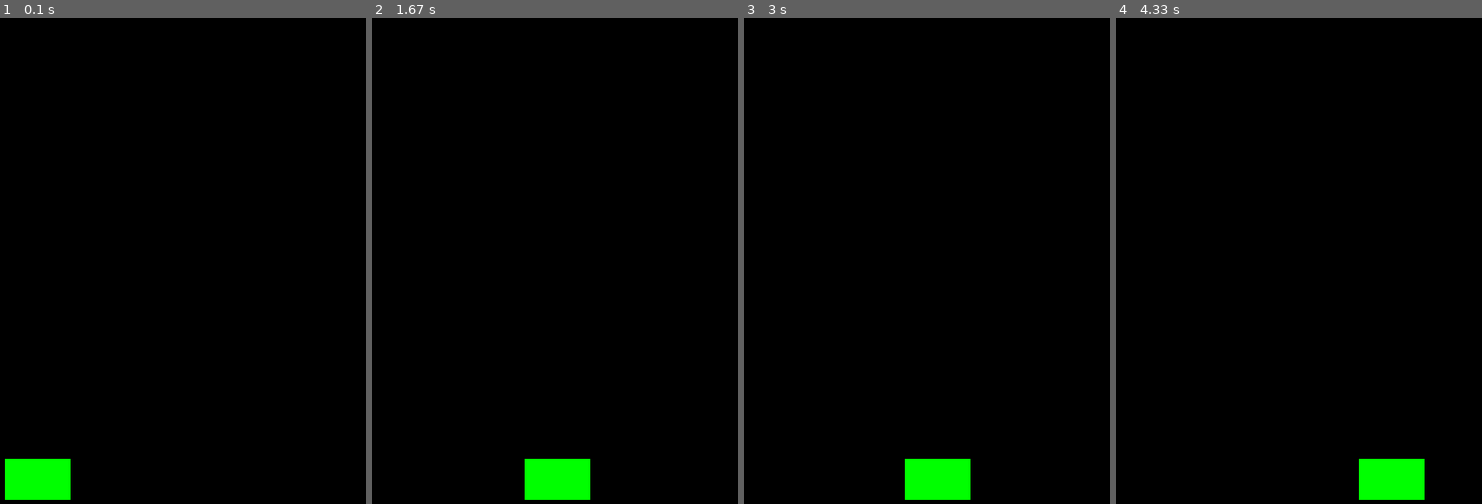
Above: before the commit, frames 1-4 (left to right).
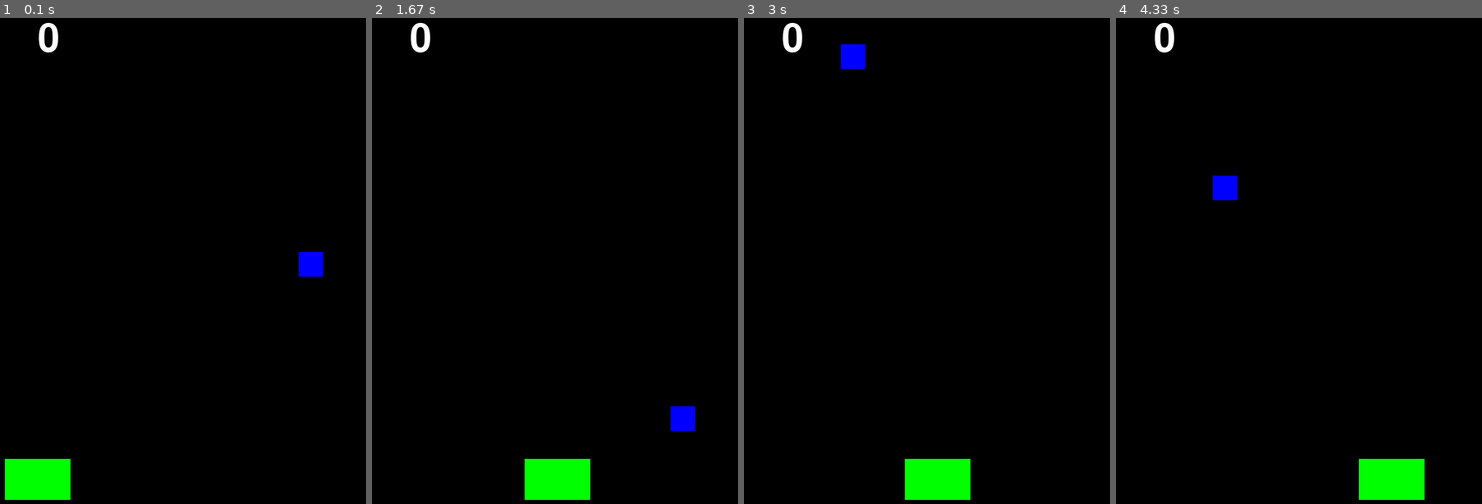
Above: after the commit, the same moments.

Repository: Batrin/CatchFruits
Game: pygame game, started from CatchFruits.py
Two runs of this game, one before a commit and one after it. Both use one fixed random seed, a clock stepped at 60 frames per second and the inputs below.
Inputs:
- Up to frame 1 (0.1 s): no input
- Up to frame 2 (1.67 s): hold Right 0.33-0.8 s; hold Right 0.83-1.3 s; hold Left from 1.33 s (still down)
- Up to frame 3 (3 s): release Left at 1.87 s; hold Left 1.9-2.3 s; hold Right 2.33-2.97 s
- Up to frame 4 (4.33 s): hold Left 3-3.47 s; hold Right 3.5-3.97 s; hold Right from 4 s (still down)

The runs differ from the first frame. In frame 1, 0.6% of the frame differs, in the area x 10-89%, y 1-54%; in frame 2, 0.6%; in frame 3, 0.6%; in frame 4, 0.6%.

Commit message:
Create different speed of Fruits and score counter

Diff:
--- a/CatchFruits.py
+++ b/CatchFruits.py
@@ -1,5 +1,6 @@
 import pygame
 import random
+from random import randint
 
 WIDTH = 800
 HEIGHT = 600
@@ -10,7 +11,10 @@
 RED = (255, 0, 0)
 GREEN = (0, 255, 0)
 BLUE = (0, 0, 255)
-
+FLAG = 0
+SCORE = 0
+fruitsCounter = 0
+SCORE_STR = "Your score is : "
 
 class Basket(pygame.sprite.Sprite):
     def __init__(self):
@@ -30,13 +34,35 @@
                 if self.rect.right < 0 :
                     self.rect.x = WIDTH
 
+class Fruits(pygame.sprite.Sprite):
+
+    def __init__(self):
+        pygame.sprite.Sprite.__init__(self)
+        self.image = pygame.Surface((30, 30))
+        self.image.fill(BLUE)
+        self.rect = self.image.get_rect()
+        self.rect.center = (randint(0, WIDTH) , HEIGHT / 2)
+
+    def update(self):
+        if fruitsCounter < 5 :
+            self.rect.y += 4
+        elif (fruitsCounter >= 5 and fruitsCounter <= 15):
+            self.rect.y += 7
+        elif (fruitsCounter > 15 and fruitsCounter <= 25):
+            self.rect.y += 9
+        elif fruitsCounter > 25:
+            self.rect.y += 12
+
 pygame.init()
+font = pygame.font.Font(None, 70)
+myfont = pygame.font.SysFont('Comic Sans MS', 30)
 screen = pygame.display.set_mode((WIDTH, HEIGHT))
 pygame.display.set_caption("Catch Fruits")
 clock = pygame.time.Clock()
 all_sprites = pygame.sprite.Group()
 basket = Basket()
-all_sprites.add(basket)
+fruit = Fruits()
+all_sprites.add(basket, fruit)
 
 running = True
 while running:
@@ -47,10 +73,24 @@
         if event.type == pygame.QUIT:
             running = False
 
+    #проверка на то, что фрукт попал в корзинку
+    if (fruit.rect.left > basket.rect.left and
+       fruit.rect.right < basket.rect.right and
+       fruit.rect.bottom >= basket.rect.top):
+           fruit.rect.x = randint(0, WIDTH)
+           fruit.rect.y = 0
+           fruitsCounter += 1
+    #иначе, если не попал в коризнку
+    elif fruit.rect.top > HEIGHT:
+       fruit.rect.x = randint(0, WIDTH)
+       fruit.rect.y = 0
+    text = font.render(str(fruitsCounter), True, [255, 255, 255])
+    textpos = (WIDTH / 2, 10)
     all_sprites.update()
     screen.fill(BLACK)
+    screen.blit(text, textpos)
+    print(FLAG)
     all_sprites.draw(screen)
     pygame.display.flip()
-    print("Second")
 
 pygame.quit()
